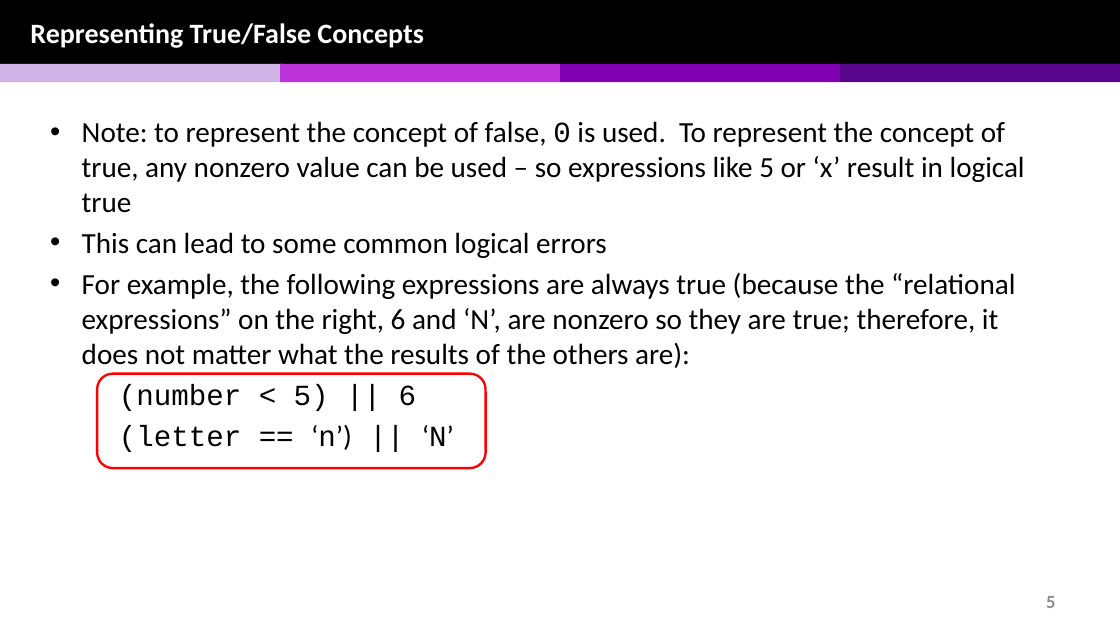
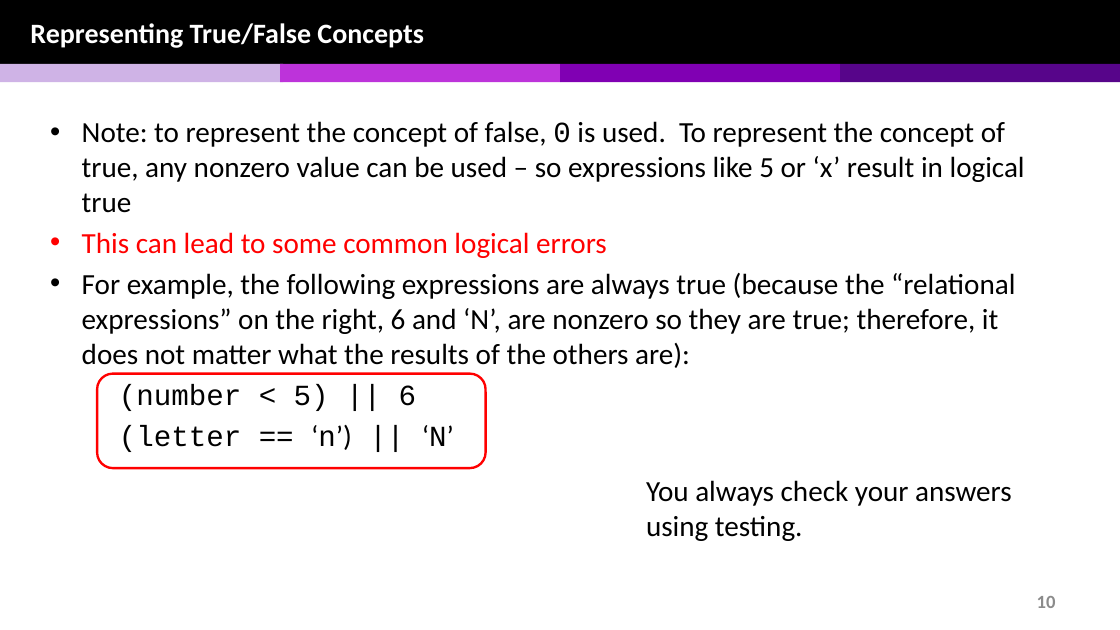
Before and after one commit to chulminy/AE_ENVE_GEOE_121, a slide deck: slide 10 of lecture/selection_statement/selection_statement_v1.pptx (slide 5 before the commit). Drawn at 1120x630 pixels with LibreOffice and Linux fonts; fonts in the diff are those of the drawing. Boxes give left, top, right and bottom in pixels: in the first picture for what was removed or moved away, otherwise in the second. Text is boxed around its words. In the diff, an @@ line names an element or a change of style, - is before the commit and + after.

```diff
--- a/lecture/selection_statement/selection_statement_v1.pptx
+++ b/lecture/selection_statement/selection_statement_v1.pptx
@@ text at (x1=82, y1=232, x2=607, y2=258): text colour #000000 to #FF0000 in "This can lead to some common logical ..." @@
@@ text added at (x1=646, y1=480, x2=1012, y2=541), 25 pt, text #000000 @@
+You always check your answers using testing.
@@ page number at (x1=1037, y1=596, x2=1056, y2=608): text changed @@
-5
+10
```
Also in this commit, not shown: 6 other slides changed, 12 slides added, 2 slides removed, 16 other files.
